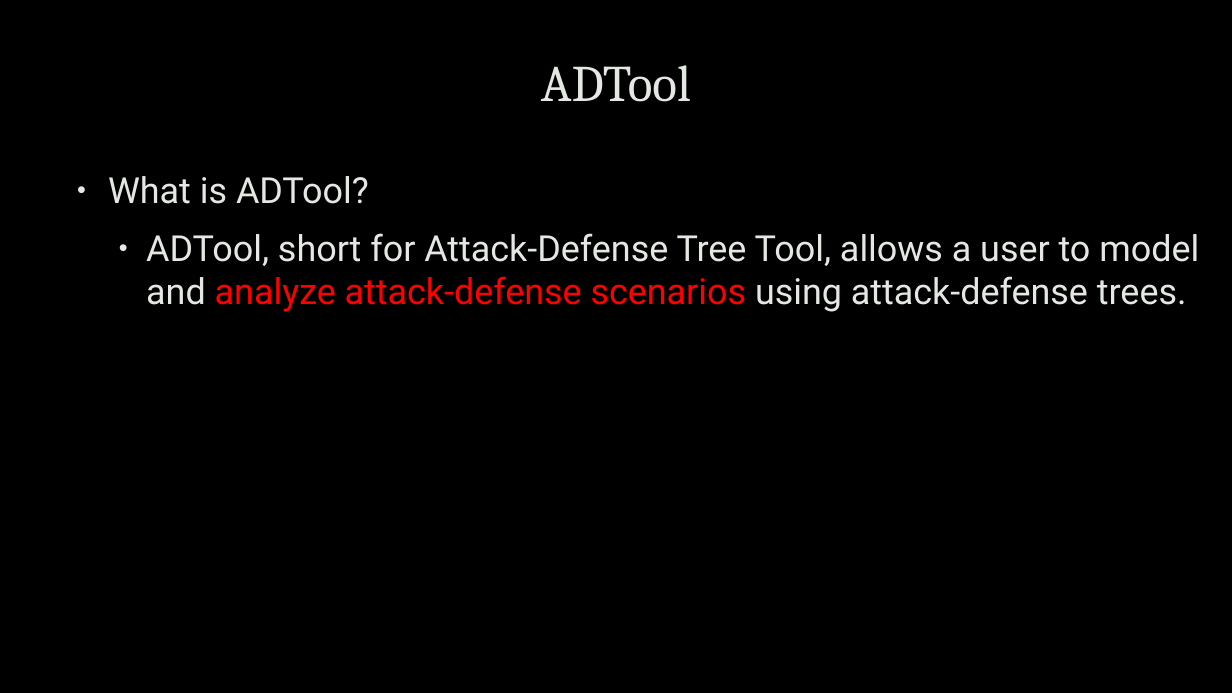
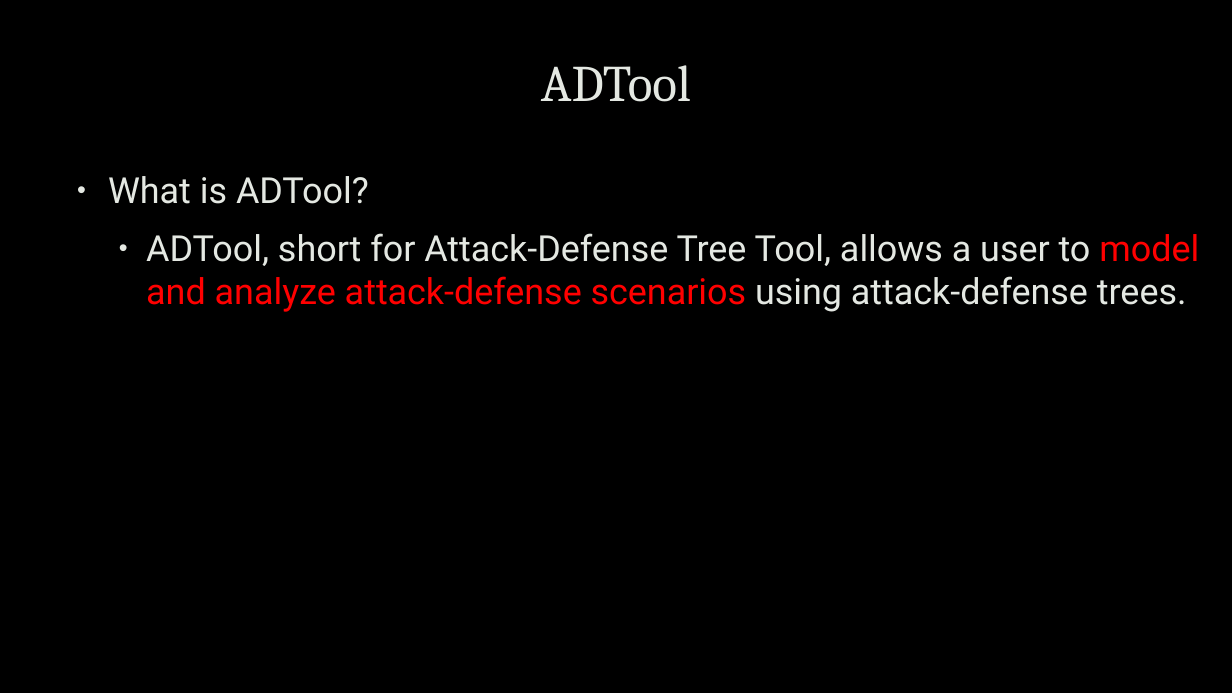
Before and after one commit to uwacyber/cits1003, a slide deck: slide 29 of cits1003-lecture_slides/CITS1003-7 Incidents-exercises.pptx. Drawn at 1232x693 pixels with LibreOffice and Linux fonts; fonts in the diff are those of the drawing; background and template pictures are left out. Boxes give left, top, right and bottom in pixels: in the first picture for what was removed or moved away, otherwise in the second. Text is boxed around its words. In the diff, an @@ line names an element or a change of style, - is before the commit and + after.

```diff
--- a/cits1003-lecture_slides/CITS1003-7 Incidents-exercises.pptx
+++ b/cits1003-lecture_slides/CITS1003-7 Incidents-exercises.pptx
@@ text at (146, 233, 1199, 312): text colour #E4E8E2 to #FF0000 in "model and" @@
```
Also in this commit, not shown: 5 other slides changed, 1 slide added, 3 slides removed.
